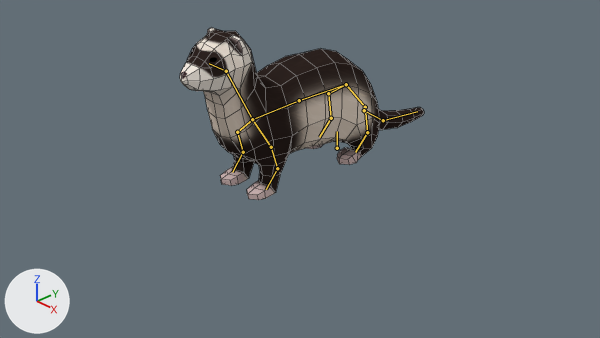
Before and after pictures for a commit that changed the Blender file Assets/Art/3D/Ferret/Ferret.blend.
Before and after are seen from the file's camera 'Camera'. The lights are fixed; the arrows at lower left show +X, +Y and +Z. The older version comes first. The bones that bend it are drawn over the model as lines. Mesh edges are drawn as thin lines.

The first picture shows 'Ferret'.
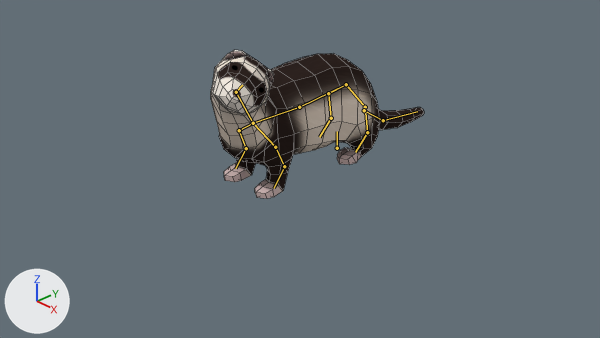
The newer file adds an action. The first version stands in its rest pose; the second is drawn at frame 205 of the action 'Ferret_Hurt'.

Location of each change, (x1, y1, x2, y2) in pixels of the pictures (600 x 338 px):
'Ferret', posed (13% narrower, 14% shorter)
    before: (180, 28, 424, 200)
    after: (211, 50, 424, 198)
bone 'Hip', root to tip
    before: (346, 84) to (299, 100)
    after: (346, 84) to (299, 107)
bone 'Chest', root to tip
    before: (299, 100) to (252, 119)
    after: (299, 107) to (253, 123)
bone 'Neck', root to tip
    before: (252, 119) to (226, 71)
    after: (253, 123) to (236, 92)
bone 'Head', root to tip
    before: (226, 71) to (209, 63)
    after: (236, 92) to (242, 85)
bone 'FrontLeg.001.L', root to tip
    before: (252, 119) to (271, 147)
    after: (253, 123) to (275, 147)
bone 'FrontLeg.002.L', root to tip
    before: (271, 147) to (277, 168)
    after: (275, 147) to (284, 166)
bone 'FrontLeg.003.L', root to tip
    before: (277, 168) to (266, 189)
    after: (284, 166) to (274, 188)
bone 'FrontLeg.001.R', root to tip
    before: (252, 119) to (237, 132)
    after: (253, 123) to (239, 130)
bone 'FrontLeg.002.R', root to tip
    before: (237, 132) to (243, 152)
    after: (239, 130) to (246, 148)
bone 'FrontLeg.003.R', root to tip
    before: (243, 152) to (232, 172)
    after: (246, 148) to (235, 168)

What the commit changed:
Bone 'Hip' (bone_hip) turns from (0, 0, 0) to (6, 0, 0) degrees about its own x, y and z.
Bone 'Chest' (bone_chest) turns from (0, 0, 0) to (-9, 0, 0) degrees about its own x, y and z.
Bone 'Neck' (bone_neck) turns from (0, 0, 0) to (16, 44, -8) degrees about its own x, y and z.
Bone 'Head' (bone_head) turns from (0, 0, 0) to (-20, -52, -14) degrees about its own x, y and z.
Bone 'FrontLeg.001.L' (bone_frontleg_001_l) turns from (0, 0, 0) to (-6, 3, -9) degrees about its own x, y and z.
Bone 'FrontLeg.002.L' (bone_frontleg_002_l) turns from (0, 0, 0) to (5, 3, -2) degrees about its own x, y and z.
Bone 'FrontLeg.003.L' (bone_frontleg_003_l) turns from (0, 0, 0) to (2, 0, 7) degrees about its own x, y and z.
Bone 'FrontLeg.001.R' (bone_frontleg_001_r) turns from (0, 0, 0) to (-7, -3, 9) degrees about its own x, y and z.
Bone 'FrontLeg.002.R' (bone_frontleg_002_r) turns from (0, 0, 0) to (5, -3, 2) degrees about its own x, y and z.
Bone 'FrontLeg.003.R' (bone_frontleg_003_r) turns from (0, 0, 0) to (2, 0, -7) degrees about its own x, y and z.
